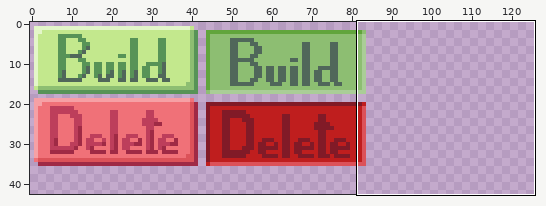
File history of a pixel-art file, public/images/ui/buttons.aseprite. Above: a wide view before the commit, with the close-up outlined.
Close-up. Before:
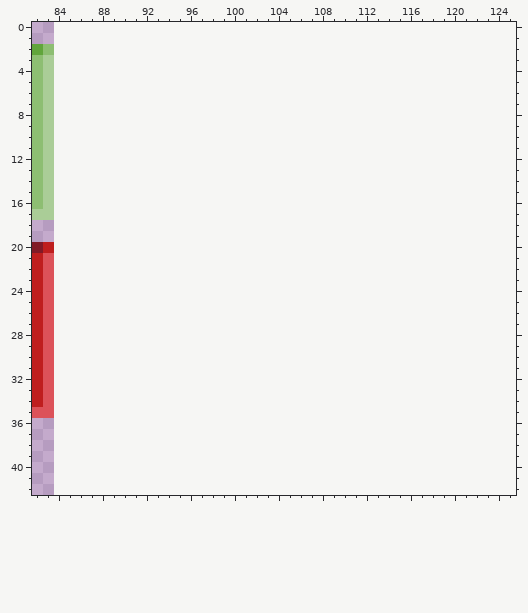
84x72 pixels, 1 frame. Shown: x 82..125, y 0..42. The old version is drawn lined up with the new one, on the new canvas. The wide view leaves out empty margins.
New version:
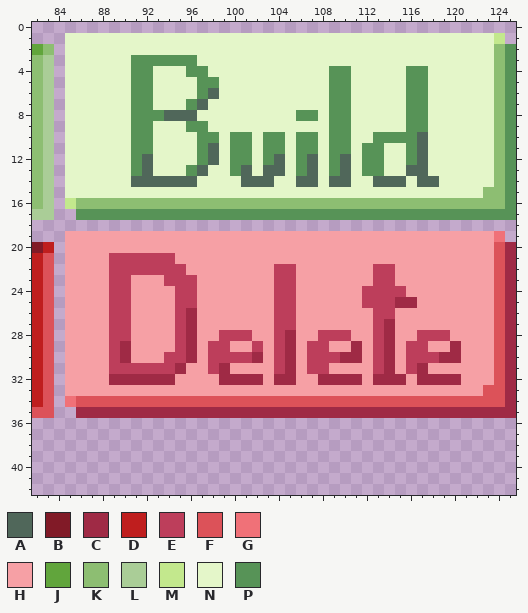
Palette (. is transparent): A #50675a  B #811a27  C #9f2a45  D #bf1e1e  E #bd3e5b  F #dc5259  G #f07178  H #f6a0a5  J #61a53c  K #8dbe72  L #aacd97  M #c3e88d  N #e4f6c9  P #579357
Changes in this commit:
canvas 84x72 -> 126x72
Changed rows in their new state; - is an unchanged pixel.
first column x 85:
 1 NNNNNNNNNNNNNNNNNNNNNNNNNNNNNNNNNNNNNNNM-
 2 NNNNNNNNNNNNNNNNNNNNNNNNNNNNNNNNNNNNNNNKP
 3 NNNNNNPPPPPPNNNNNNNNNNNNNNNNNNNNNNNNNNNKP
 4 NNNNNNPPNNNPPNNNNNNNNNNNPPNNNNNPPNNNNNNKP
 5 NNNNNNPPNNNNPPNNNNNNNNNNPPNNNNNPPNNNNNNKP
 6 NNNNNNPPNNNNPANNNNNNNNNNPPNNNNNPPNNNNNNKP
 7 NNNNNNPPNNNPANNNNNNNNNNNPPNNNNNPPNNNNNNKP
 8 NNNNNNPPPAAANNNNNNNNNPPNPPNNNNNPPNNNNNNKP
 9 NNNNNNPPNNNPPNNNNNNNNNNNPPNNNNNPPNNNNNNKP
10 NNNNNNPPNNNNPPNPPNPPNPPNPPNNPPPPANNNNNNKP
11 NNNNNNPPNNNNPANPPNPPNPPNPPNPPNNPANNNNNNKP
12 NNNNNNPANNNNPANPPNPANPANPANPPNNPANNNNNNKP
13 NNNNNNPANNNPANNPANAANPANPANPPNNAANNNNNNKP
14 NNNNNNAAAAAANNNNAAANNAANAANNAAANAANNNNNKP
15 NNNNNNNNNNNNNNNNNNNNNNNNNNNNNNNNNNNNNNKKP
16 MKKKKKKKKKKKKKKKKKKKKKKKKKKKKKKKKKKKKKKKP
17 -PPPPPPPPPPPPPPPPPPPPPPPPPPPPPPPPPPPPPPPP
19 HHHHHHHHHHHHHHHHHHHHHHHHHHHHHHHHHHHHHHHG-
20 HHHHHHHHHHHHHHHHHHHHHHHHHHHHHHHHHHHHHHHFC
21 HHHHEEEEEEHHHHHHHHHHHHHHHHHHHHHHHHHHHHHFC
22 HHHHEEEEEEEHHHHHHHHEEHHHHHHHEEHHHHHHHHHFC
23 HHHHEEHHHEEEHHHHHHHEEHHHHHHHEEHHHHHHHHHFC
24 HHHHEEHHHHEEHHHHHHHEEHHHHHHEEEEHHHHHHHHFC
25 HHHHEEHHHHEEHHHHHHHEEHHHHHHEEECCHHHHHHHFC
26 HHHHEEHHHHECHHHHHHHEEHHHHHHHEEHHHHHHHHHFC
27 HHHHEEHHHHECHHHHHHHEEHHHHHHHECHHHHHHHHHFC
28 HHHHEEHHHHECHHEEEHHECHHEEEHHECHHEEEHHHHFC
29 HHHHECHHHHECHEEHHEHECHEEHHCHECHEEHHCHHHFC
30 HHHHECHHHEECHEEEECHECHEEECCHECHEEECCHHHFC
31 HHHHEEEEEECHHECHHHHECHEEHHHHECHECHHHHHHFC
32 HHHHCCCCCCHHHHCCCCHCCHHCCCCHCCCHCCCCHHHFC
33 HHHHHHHHHHHHHHHHHHHHHHHHHHHHHHHHHHHHHHFFC
34 GFFFFFFFFFFFFFFFFFFFFFFFFFFFFFFFFFFFFFFFC
35 -CCCCCCCCCCCCCCCCCCCCCCCCCCCCCCCCCCCCCCCC
